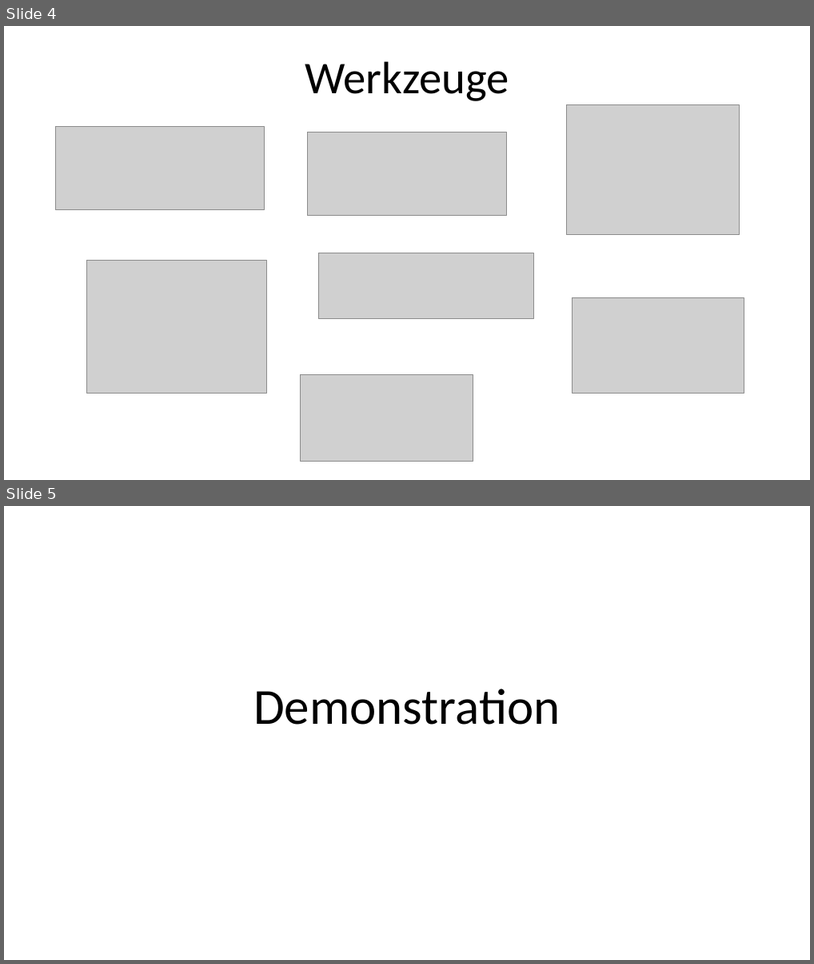
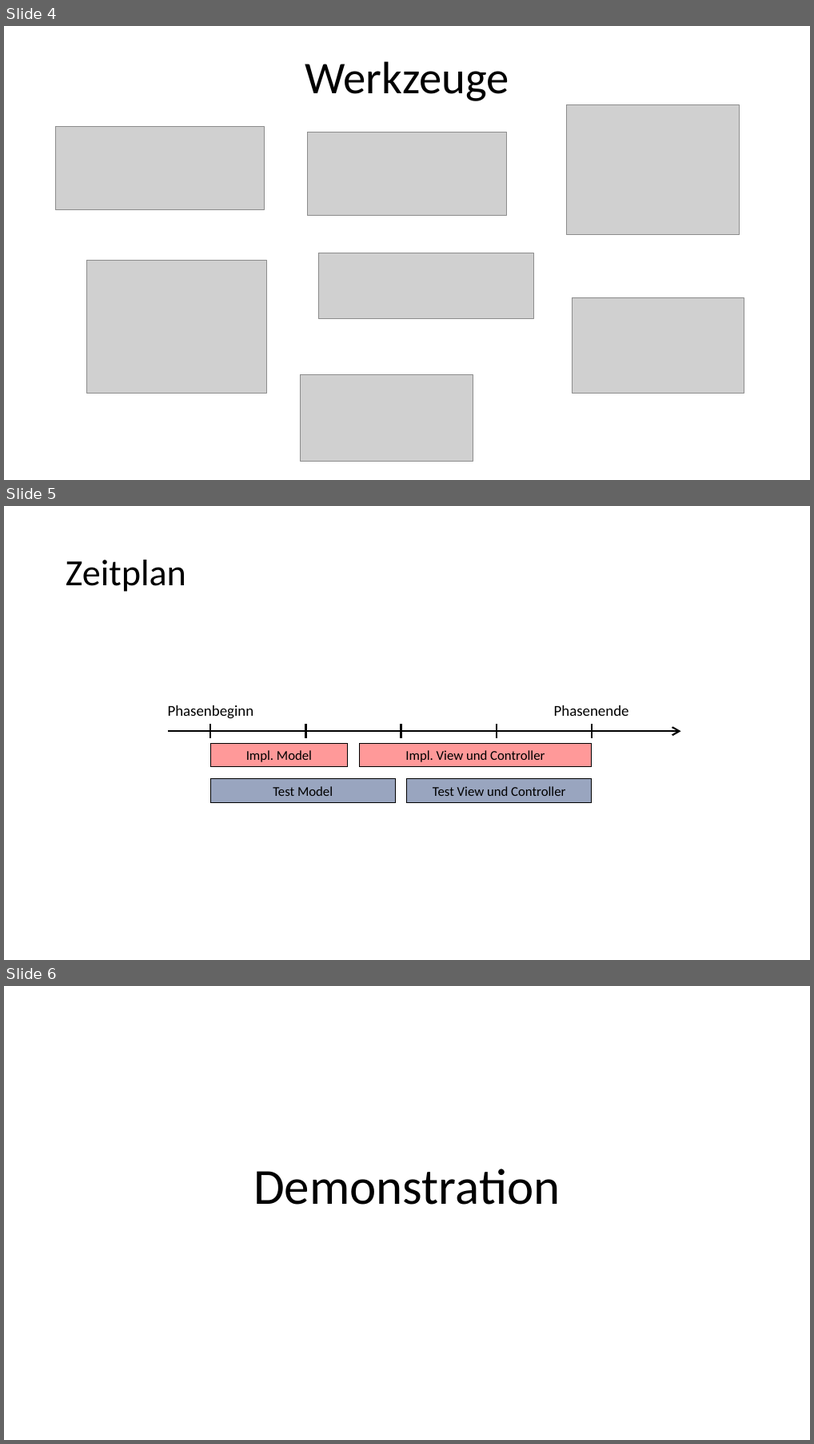
Before and after one commit to ChristianSchorr/repeated_games_pse, a slide deck: Dokumente/Implementierung/Präsentation/Präsentation.pptx. Shown one above the other, each under a label of ours: slides 4 and 5 before the commit, slides 4, 5 and 6 after it. The pictures are 814x964 and 814x1444 pixels, drawn with LibreOffice and Linux fonts; fonts in the diff are those of the drawing; grey boxes stand for pictures. Boxes give left, top, right and bottom in pixels: in the first picture for what was removed or moved away, otherwise in the second. Text is boxed around its words. In the diff, an @@ line names an element or a change of style, - is before the commit and + after.

Commit message:
präsentation zeitplan

```diff
--- a/Dokumente/Implementierung/Präsentation/Präsentation.pptx
+++ b/Dokumente/Implementierung/Präsentation/Präsentation.pptx
@@ slide 5 added at (4, 506, 810, 960), background #FFFFFF @@
@@ title added at (66, 560, 186, 592), 44 pt, text #000000 @@
+Zeitplan
@@ text added at (168, 705, 254, 719), 18 pt, text #000000 @@
+Phasenbeginn
@@ text added at (554, 705, 630, 716), 18 pt, text #000000 @@
+Phasenende
@@ arrow added from (168, 731) to (682, 731), #000000 2 pt @@
@@ line added from (211, 724) to (211, 738), #000000 2 pt @@
@@ rectangle added at (211, 743, 348, 767), fill #FF0000 at 40% opacity, outline #000000 1 pt, 16 pt, text #000000 @@
+Impl. Model
@@ line added from (306, 724) to (306, 738), #000000 2 pt @@
@@ rectangle added at (360, 743, 592, 767), fill #FF0000 at 40% opacity, outline #000000 1 pt, 16 pt, text #000000 @@
+Impl. View und Controller
@@ line added from (402, 724) to (402, 738), #000000 2 pt @@
@@ line added from (497, 724) to (497, 738), #000000 2 pt @@
@@ line added from (592, 724) to (592, 738), #000000 2 pt @@
@@ rectangle added at (211, 779, 395, 803), fill #002060 at 40% opacity, outline #000000 1 pt, 16 pt, text #000000 @@
+Test Model
@@ rectangle added at (407, 779, 592, 803), fill #002060 at 40% opacity, outline #000000 1 pt, 16 pt, text #000000 @@
+Test View und Controller
@@ what was slide 5 is now slide 6 @@
```
